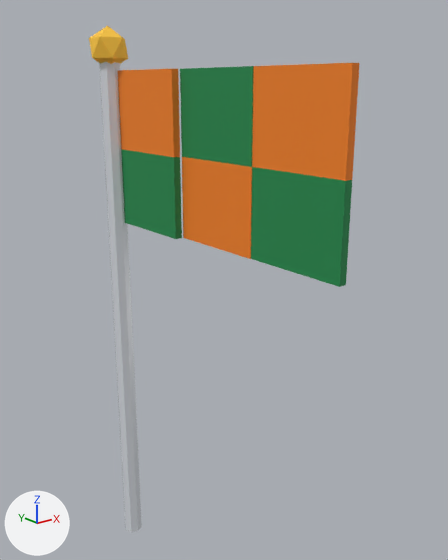
The glTF model assets/acc_flag.glb: old version first, new version second.
The view is the same before and after, from a 50 mm camera at (-0.918, -1.67, 1.519) aimed at (0.092, -0.407, 1.014). The lights are fixed; the arrows at lower left show +X, +Y and +Z. The first picture is the older version. Vertices at exactly the same position are counted once.

Names of what the first picture shows: 'AccFlag'.
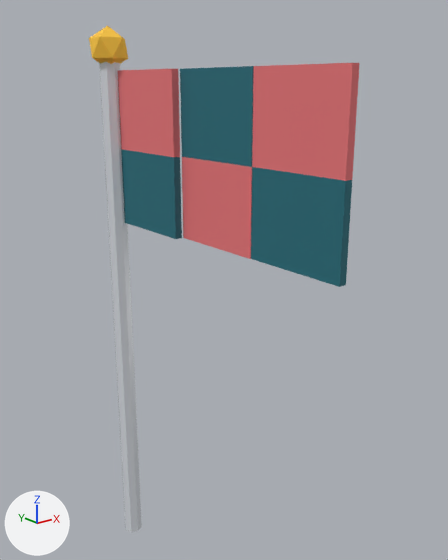
Diff of the bpy script that builds the scene:
```diff
--- a/assets/acc_flag.glb.py
+++ b/assets/acc_flag.glb.py
@@ mat_flagcoral @@
+mat_flagcoral = principled_material('FlagCoral')
+mat_flagcoral.base_color = (0.807, 0.178, 0.188)  # pink #e87578
+mat_flagcoral.roughness = 0.75
@@ mat_flagteal @@
+mat_flagteal = principled_material('FlagTeal')
+mat_flagteal.base_color = (0.0152, 0.15, 0.191)  # dark cyan #216c79
+mat_flagteal.roughness = 0.75
@@ me_cylinder @@
 me_cylinder.from_pydata(...)  # 64 vertices, 120 faces; spans x -0.05..0.06, y -0.86..0.05, z -0.8..0.88
 # used by ob_accflag; location = (0.0, 0.0, 0.8)
+# me_cylinder part 1: all 36 faces that had it switch from mat_flagorange (orange #f5821f) to mat_flagcoral (pink #e87578)
+# me_cylinder part 2: all 36 faces that had it switch from mat_flaggreen (green #1f8a4c) to mat_flagteal (dark cyan #216c79)
 me_cylinder.materials.append(mat_pole)
```

Where the change shows, as pixel boxes (x1, y1, x2, y2) in the pictures (448 x 560 px):
part 1 of me_cylinder, recoloured (orange to pink)
    both: (118, 63, 359, 259)
part 2 of me_cylinder, recoloured (green to dark cyan)
    both: (121, 66, 352, 287)
